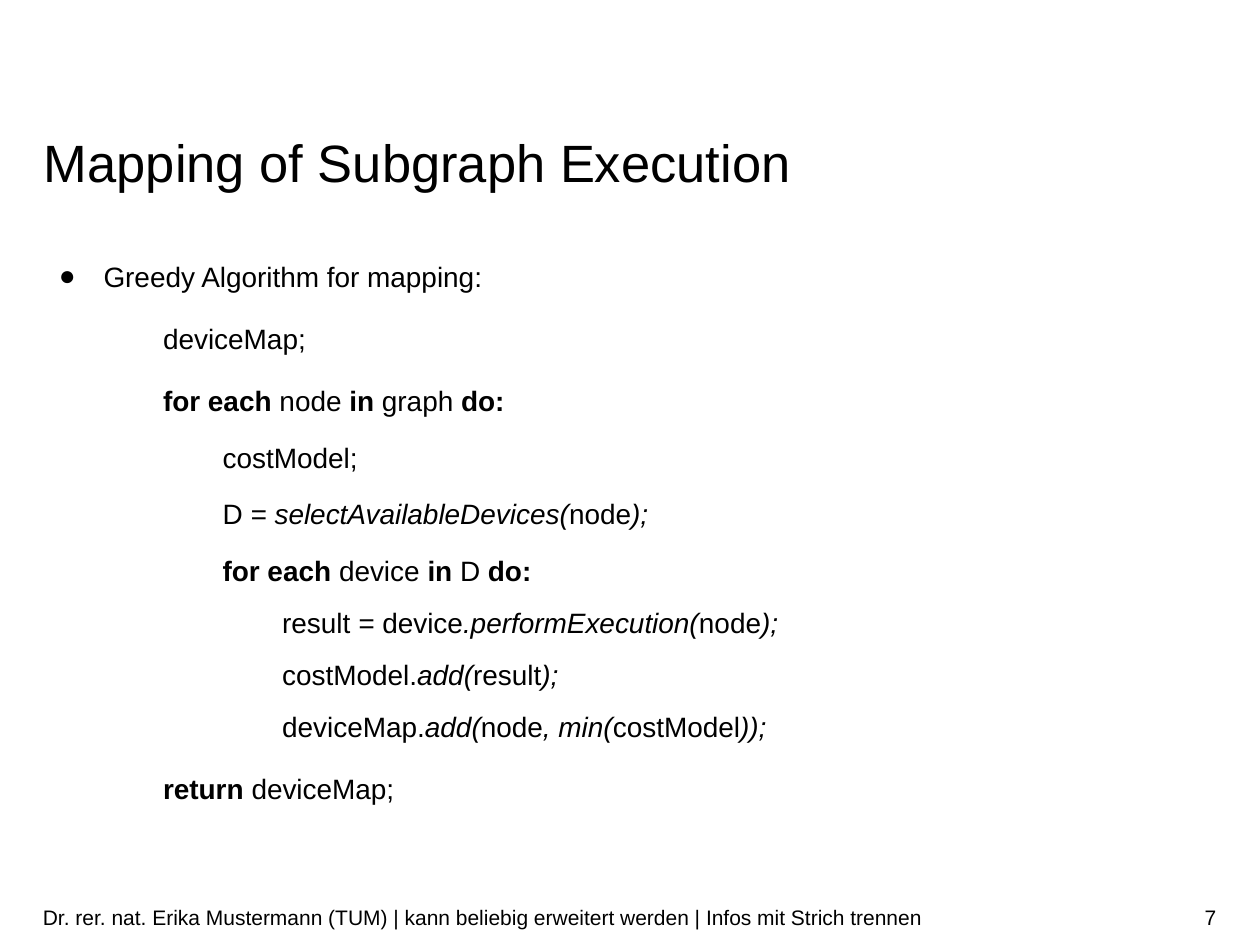
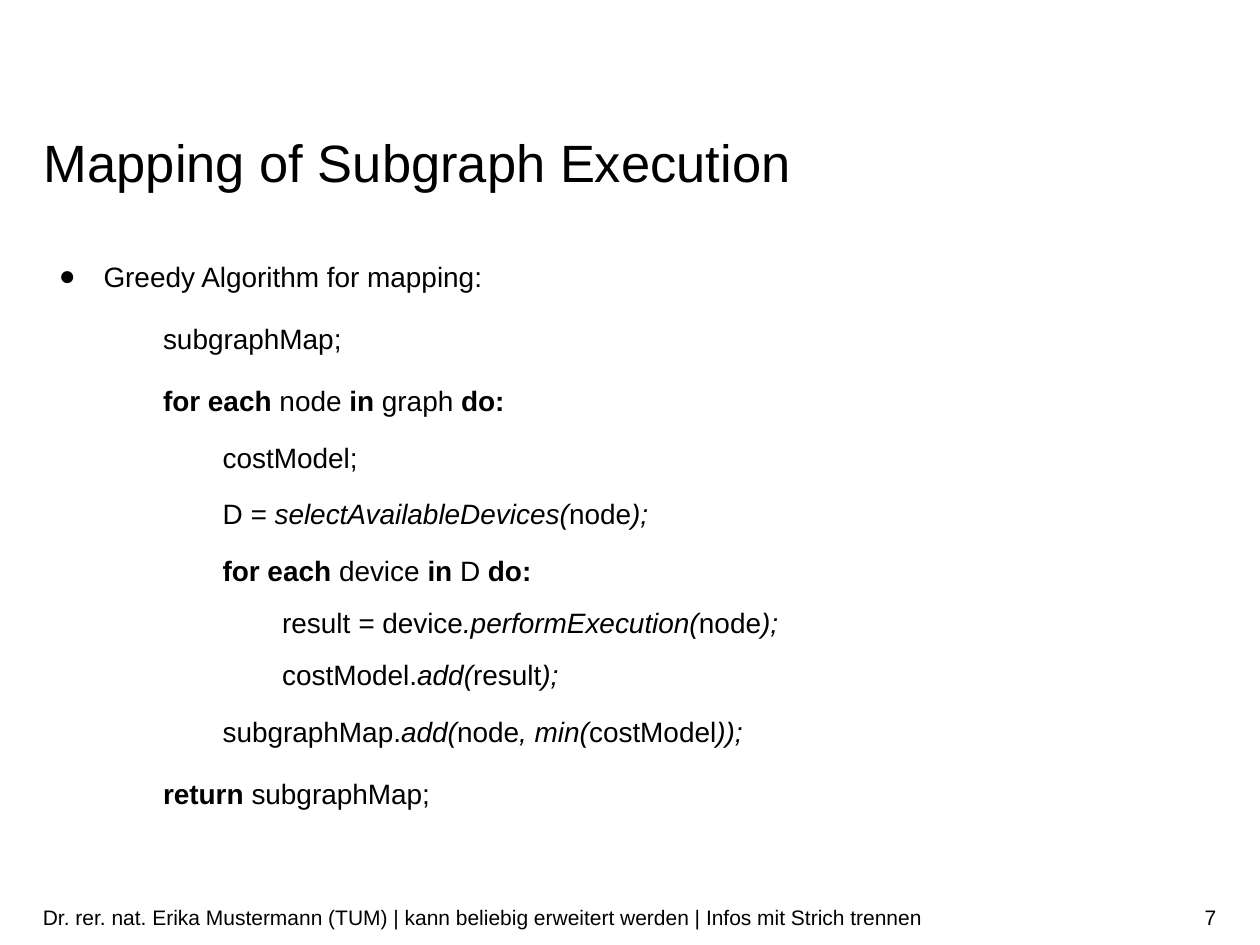
Before and after one commit to ekm01/EPHPC, a slide deck: slide 7 of Presentation/EPHPC_Presentation.odp. Drawn at 1260x945 pixels with LibreOffice and Linux fonts; fonts in the diff are those of the drawing; background and template pictures are left out. Boxes give left, top, right and bottom in pixels: in the first picture for what was removed or moved away, otherwise in the second. Text is boxed around its words. In the diff, an @@ line names an element or a change of style, - is before the commit and + after.

```diff
--- a/Presentation/EPHPC_Presentation.odp
+++ b/Presentation/EPHPC_Presentation.odp
@@ text at <box>163,328,341,354</box>: text changed @@
-  deviceMap;
+  subgraphMap;
@@ text at <box>163,721,743,809</box>: text changed @@
-      deviceMap.add(node, min(costModel));
-  return deviceMap;
+    subgraphMap.add(node, min(costModel));
+  return subgraphMap;
```
Also in this commit, not shown: 2 other slides changed, 1 other file.
